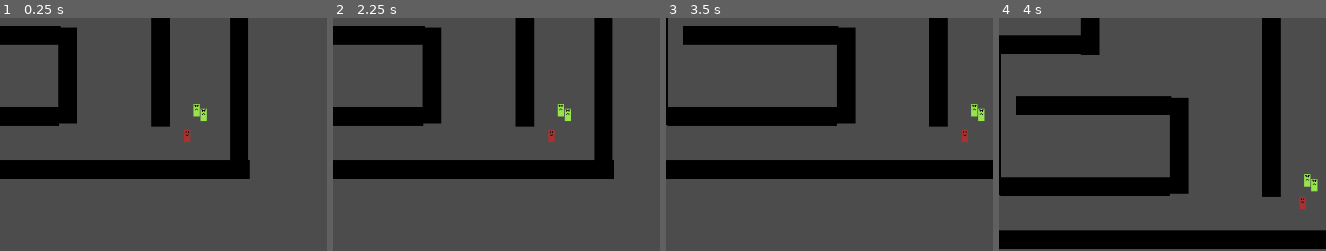
Above: before the commit, frames 1-4 (left to right).
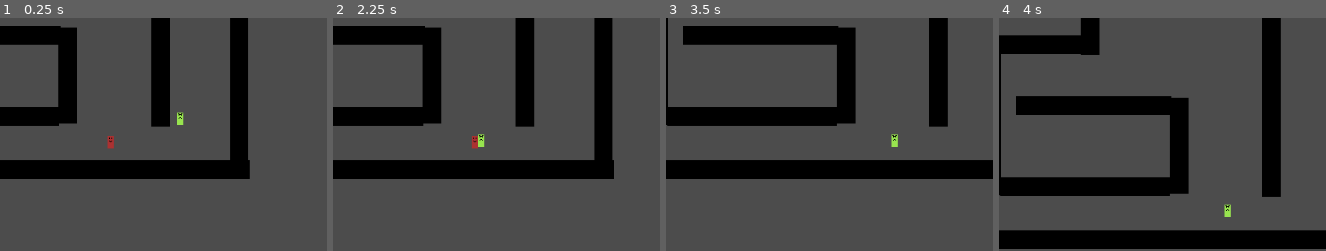
Above: after the commit, the same moments.

Repository: bbenefield89/Godot_cRPG
Game: Godot game, scene res://World.tscn
Two runs of this game, one before a commit and one after it. Both use one fixed random seed, a clock stepped at 60 frames per second and the inputs below.
Inputs (mouse positions are % of the whole screen's width and height, from its top left):
- Up to frame 1 (0.25 s): no input
- Up to frame 2 (2.25 s): tap Enter at 0.5, 2 s; drag from (72, 65) to (73, 28) at 0.52 s; tap Space at 1.25 s; drag from (74, 60) to (55, 70) at 1.27 s; move the mouse to (75, 61) at 2.02 s; hold A (camera_left) from 2.03 s (still down); click (75, 61) at 2.17 s
- Up to frame 3 (3.5 s): tap X (stop_actor_actions) at 2.3 s; release A (camera_left) at 2.75 s; drag from (55, 70) to (89, 66) at 2.77 s
- Up to frame 4 (4 s): tap Space at 3.5 s; move the mouse to (98, 65) at 3.52 s; hold W (camera_up) from 3.53 s (still down); click (98, 65) at 3.67 s; tap X (stop_actor_actions) at 3.8 s
The pictures show only the part of the screen within x 44-94%, y 40-90%; the shares and areas given below are measured in that part.

The runs differ from the first frame. In frame 1, 0.6% of the frame differs, in the area x 32-64%, y 36-57%; in frame 2, 0.6%; in frame 3, 0.5%; in frame 4, 0.5%.
Error before the commit: Invalid get index 'Stats' (on base: 'Nil'). (res://Creatures/Actor/Actor.gd:61)

Commit message:
Actors and NPC can now perform cleave and standard attacks

Diff:
--- a/Creatures/Actor/Actor.gd
+++ b/Creatures/Actor/Actor.gd
@@ -17,31 +17,5 @@
 				MainCamera.position)
 
 
-func attack(area: Area2D):
-	var enemy : KinematicBody2D = area.get_parent()
-	if (current_target != null and is_instance_valid(current_target)
-			and enemy.name == current_target.name):
-		path = PoolVector2Array()
-		handle_weapon_attack_type(area)
-
-
-func handle_weapon_attack_type(area: Area2D):
-	if Stats.weapon.attack_type == "cleave":
-		for hitbox in HitBox.enemies_in_hitbox:
-			attack_targets(HitBox.enemies_in_hitbox)
-	else:
-		attack_targets([area])
-	HitBox.trigger_attack_cooldown(Stats.current_attack_speed)
-
-
-func attack_targets(targets: Array) -> void:
-	for target in targets:
-		target.get_parent().Stats.health -= Stats.damage
-
-
-func _on_Stats_zero_health():
-	queue_free()
-
-
 func _on_UpdatePathToEnemyTimer_timeout():
 	update_path_to_enemy()
--- a/Creatures/Actor/Actor.tscn
+++ b/Creatures/Actor/Actor.tscn
@@ -14,6 +14,7 @@
 extents = Vector2( 4, 8 )
 
 [sub_resource type="CircleShape2D" id=3]
+radius = 21.0
 
 [sub_resource type="CircleShape2D" id=4]
 radius = 4.12311
@@ -59,5 +60,4 @@
 
 [connection signal="mouse_exited" from="SelectBox" to="SelectBox" method="_on_SelectBox_mouse_exited"]
 [connection signal="timeout" from="HitBox/AttackCooldownTimer" to="HitBox" method="_on_AttackCooldownTimer_timeout"]
-[connection signal="zero_health" from="Stats" to="." method="_on_Stats_zero_health"]
 [connection signal="timeout" from="UpdatePathToEnemyTimer" to="." method="_on_UpdatePathToEnemyTimer_timeout"]
--- a/Creatures/Creature/Creature.gd
+++ b/Creatures/Creature/Creature.gd
@@ -15,6 +15,7 @@
 func _ready():
 	Stats = $Stats
 	HitBox = $HitBox
+	HitBox.connect("enemy_entered_hitbox", self, "attack")
 
 
 func _physics_process(delta):
@@ -28,7 +29,8 @@
 		if distance_to_walk <= distance_to_next_point:
 			# warning-ignore:return_value_discarded
 			move_and_slide(
-				position.direction_to(path[0]) * Stats.current_movement_speed)
+					position.direction_to(path[0]) *
+					Stats.current_movement_speed)
 		else:
 			path.remove(0)
 		distance_to_walk -= distance_to_next_point
@@ -52,20 +54,48 @@
 		create_path_to_destination(current_target.position)
 
 
+func attack(area: Area2D):
+	var attack_windup_timer = create_attack_windup_timer()
+	attack_windup_timer.start(0.1)
+	yield(attack_windup_timer, "timeout")
+	if current_target != null and is_instance_valid(current_target):
+		if area != null and area.get_parent().name == current_target.name:
+			path = PoolVector2Array()
+			handle_weapon_attack_type(area)
+
+
+func create_attack_windup_timer():
+	var t = Timer.new()
+#	t.set_wait_time(0.1)
+	t.set_one_shot(true)
+	self.add_child(t)
+	return t
+
+
+func handle_weapon_attack_type(area: Area2D):
+	if Stats.weapon.attack_type == "cleave":
+		attack_targets(HitBox.enemies_in_hitbox)
+	else:
+		attack_targets([area])
+	HitBox.trigger_attack_cooldown(Stats.current_attack_speed)
+
+
+func attack_targets(targets: Array) -> void:
+	for target in targets:
+		var target_stats = target.get_parent().Stats
+		target_stats.health -= Stats.damage
+
+
 func set_current_target(value: KinematicBody2D = null) -> void:
 	if value != null and is_instance_valid(value):
 		remove_existing_connection(value.Stats)
 		value.Stats.connect("zero_health", self, "set_current_target")
 		UpdatePathToEnemyTimer.start(update_path_to_enemy_cd)
 	else:
-		remove_existing_connection(current_target.Stats)
+		if current_target != null:
+			remove_existing_connection(current_target.Stats)
 	current_target = value
 
 
-func _on_HitBox_area_entered(area):
-	var enemy : KinematicBody2D = area.get_parent()
-	if (current_target != null and is_instance_valid(current_target) and
-				enemy.name == current_target.name):
-			path = PoolVector2Array()
-			enemy.Stats.health -= Stats.damage
-			HitBox.trigger_attack_cooldown(Stats.current_attack_speed)
+func _on_Stats_zero_health():
+	queue_free()
--- a/Creatures/Creature/Creature.tscn
+++ b/Creatures/Creature/Creature.tscn
@@ -1,7 +1,8 @@
-[gd_scene load_steps=3 format=2]
+[gd_scene load_steps=4 format=2]
 
 [ext_resource path="res://Creatures/Creature/Creature.gd" type="Script" id=1]
 [ext_resource path="res://Creatures/Creature/HitBox.gd" type="Script" id=2]
+[ext_resource path="res://Creatures/Creature/Stats.gd" type="Script" id=3]
 
 [node name="Creature" type="KinematicBody2D"]
 script = ExtResource( 1 )
@@ -28,9 +29,10 @@
 [node name="HurtBoxShape" type="CollisionShape2D" parent="HurtBox"]
 
 [node name="Stats" type="Node2D" parent="."]
+script = ExtResource( 3 )
 
 [node name="UpdatePathToEnemyTimer" type="Timer" parent="."]
 
-[connection signal="area_entered" from="HitBox" to="." method="_on_HitBox_area_entered"]
 [connection signal="area_entered" from="HitBox" to="HitBox" method="_on_HitBox_area_entered"]
 [connection signal="area_exited" from="HitBox" to="HitBox" method="_on_HitBox_area_exited"]
+[connection signal="zero_health" from="Stats" to="." method="_on_Stats_zero_health"]
--- a/Creatures/Npc/Enemies/AggroRadius.gd
+++ b/Creatures/Npc/Enemies/AggroRadius.gd
@@ -4,7 +4,7 @@
 
 onready var AggroRadiusTimer := $AggroRadiusTimer
 
-func _on_AggroRadius_body_entered(body):
+func _on_AggroRadius_body_entered(_body):
 	set_deferred("monitoring", false)
 	AggroRadiusTimer.start(aggro_radius_cd_timer)
 
--- a/Creatures/Npc/Enemies/Enemy.gd
+++ b/Creatures/Npc/Enemies/Enemy.gd
@@ -1,8 +1,4 @@
 extends "res://Creatures/Creature/Creature.gd"
-
-func _on_Stats_zero_health():
-	queue_free()
-
 
 func _on_AggroRadius_body_entered(body):
 	if not (current_target and is_instance_valid(current_target)):
--- a/Creatures/Npc/Enemies/Enemy.tscn
+++ b/Creatures/Npc/Enemies/Enemy.tscn
@@ -15,6 +15,7 @@
 radius = 4.12311
 
 [sub_resource type="CircleShape2D" id=3]
+radius = 28.0
 
 [sub_resource type="CircleShape2D" id=4]
 radius = 4.0
@@ -65,7 +66,6 @@
 
 [node name="CollisionShape2D" type="CollisionShape2D" parent="AggroRadius" index="0"]
 shape = SubResource( 5 )
-disabled = true
 
 [node name="AggroRadiusTimer" type="Timer" parent="AggroRadius" index="1"]
 
@@ -74,8 +74,7 @@
 
 [connection signal="mouse_exited" from="SelectBox" to="SelectBox" method="_on_SelectBox_mouse_exited"]
 [connection signal="timeout" from="HitBox/AttackCooldownTimer" to="HitBox" method="_on_AttackCooldownTimer_timeout"]
+[connection signal="body_entered" from="AggroRadius" to="AggroRadius" method="_on_AggroRadius_body_entered"]
 [connection signal="body_entered" from="AggroRadius" to="." method="_on_AggroRadius_body_entered"]
-[connection signal="body_entered" from="AggroRadius" to="AggroRadius" method="_on_AggroRadius_body_entered"]
 [connection signal="timeout" from="AggroRadius/AggroRadiusTimer" to="AggroRadius" method="_on_AggroRadiusTimer_timeout"]
-[connection signal="zero_health" from="Stats" to="." method="_on_Stats_zero_health"]
 [connection signal="timeout" from="UpdatePathToEnemyTimer" to="." method="_on_UpdatePathToEnemyTimer_timeout"]
--- a/World.tscn
+++ b/World.tscn
@@ -139,12 +139,12 @@
 script = ExtResource( 5 )
 
 [node name="Actor" parent="ActorsContainer" instance=ExtResource( 1 )]
-position = Vector2( 607, 391 )
+position = Vector2( 509, 399 )
+
+[node name="Actor2" parent="ActorsContainer" instance=ExtResource( 1 )]
+position = Vector2( 509, 399 )
 
 [node name="EnemyContainer" type="Node2D" parent="."]
 
 [node name="Enemy" parent="EnemyContainer" instance=ExtResource( 2 )]
 position = Vector2( 618.602, 357.958 )
-
-[node name="Enemy2" parent="EnemyContainer" instance=ExtResource( 2 )]
-position = Vector2( 628, 364 )
--- a/test/unit/test_Actor.gd
+++ b/test/unit/test_Actor.gd
@@ -22,14 +22,3 @@
 	var actor = partial_double(Actor).new()
 	actor._on_UpdatePathToEnemyTimer_timeout()
 	assert_called(actor, "update_path_to_enemy")
-
-
-func test__on_HitBox_area_entered():
-	var actor = partial_double(Actor).new()
-	var area = Area2d.new()
-	actor.current_target = Enemy.new()
-	actor.Stats = StatsMock.new()
-	actor.HitBox = double(HitBox).new()
-	actor._on_HitBox_area_entered(area)
-	assert_true(actor.path == PoolVector2Array())
-	assert_called(actor.HitBox, "trigger_attack_cooldown")
--- a/test/unit/test_Creature.gd
+++ b/test/unit/test_Creature.gd
@@ -15,6 +15,9 @@
 	var damage = 1
 	var current_attack_speed = 1
 	var current_movement_speed = 1
+	var weapon = { "attack_type": "standard" }
+	func _init(a = "standard"):
+		weapon.attack_type = a
 
 
 class UpdatePathToEnemyTimer extends Timer:
@@ -27,8 +30,14 @@
 
 
 class Area2d extends Area2D:
+	var parent = Enemy.new() setget , get_parent
 	func get_parent():
-		return Enemy.new()
+		return parent
+
+
+class TimerMock extends Timer:
+	pass
+
 
 func test_create_path_to_destination():
 	var creature = Creature.new()
@@ -60,6 +69,50 @@
 	assert_called(creature, "create_path_to_destination")
 
 
+###
+# Cant figure out how to test a method with a yield
+###
+#func test_attack():
+#	var creature = partial_double(Creature).new()
+#	var area = Area2d.new()
+#	var timer_mock = TimerMock
+#	creature.current_target = Enemy.new()
+#	stub(creature, "handle_weapon_attack_type")
+#	stub(creature, "create_attack_windup_timer").to_return(timer_mock.new())
+#	creature.attack(area)
+#	yield_for(1)
+#	assert_true(creature.path == PoolVector2Array())
+#	assert_called(creature, "handle_weapon_attack_type")
+
+
+func test_handle_weapon_attack_type():
+	var creature = partial_double(Creature).new()
+	creature.HitBox = double(HitBox).new()
+	stub(creature.HitBox, "trigger_attack_cooldown")
+	creature.Stats = StatsMock.new()
+	stub(creature, "attack_targets")
+	var area = Area2d.new()
+	creature.handle_weapon_attack_type(area)
+	assert_called(creature, "attack_targets", [[area]])
+	assert_called(creature.HitBox, "trigger_attack_cooldown")
+
+	creature.HitBox = partial_double(HitBox).new()
+	creature.Stats = StatsMock.new("cleave")
+	stub(creature.HitBox, "trigger_attack_cooldown")
+	creature.handle_weapon_attack_type(area)
+	assert_called(creature, "attack_targets", [creature.HitBox.enemies_in_hitbox])
+	assert_called(creature.HitBox, "trigger_attack_cooldown")
+
+
+func test_attack_targets():
+	var creature = partial_double(Creature).new()
+	creature.Stats = StatsMock.new()
+	var targets = [Area2d.new()]
+	creature.attack_targets(targets)
+	for target in targets:
+		assert_true(target.get_parent().Stats.health < 1)
+
+
 func test_set_current_target():
 	var creature = partial_double(Creature).new()
 	var enemy = Enemy.new()
@@ -67,14 +120,3 @@
 	stub(creature, "remove_existing_connection").to_do_nothing()
 	creature.current_target = enemy
 	assert_true(creature.current_target == enemy)
-
-
-func test__on_HitBox_area_entered():
-	var creature = partial_double(Creature).new()
-	var area = Area2d.new()
-	creature.current_target = Enemy.new()
-	creature.Stats = StatsMock.new()
-	creature.HitBox = double(HitBox).new()
-	creature._on_HitBox_area_entered(area)
-	assert_true(creature.path == PoolVector2Array())
-	assert_called(creature.HitBox, "trigger_attack_cooldown")
